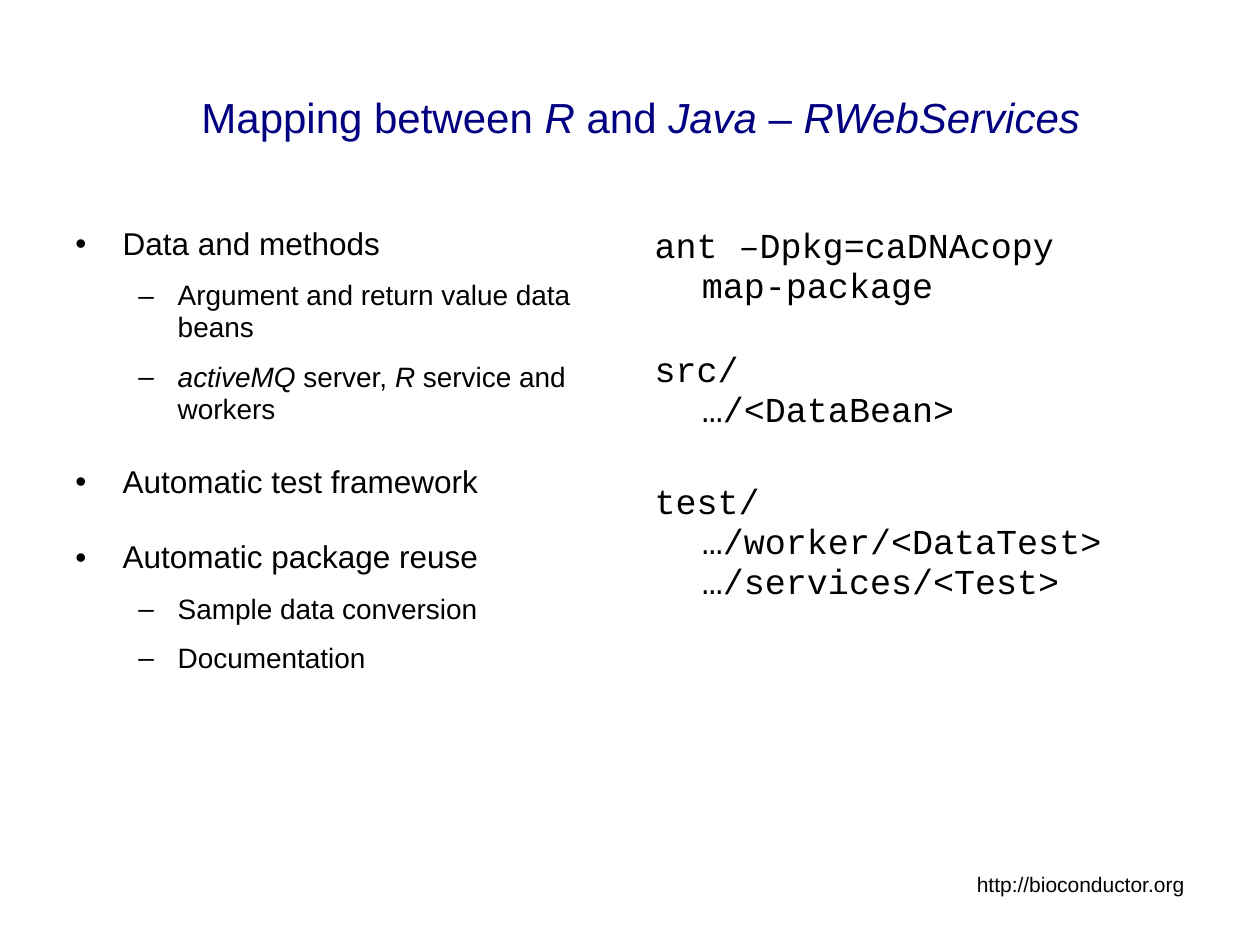
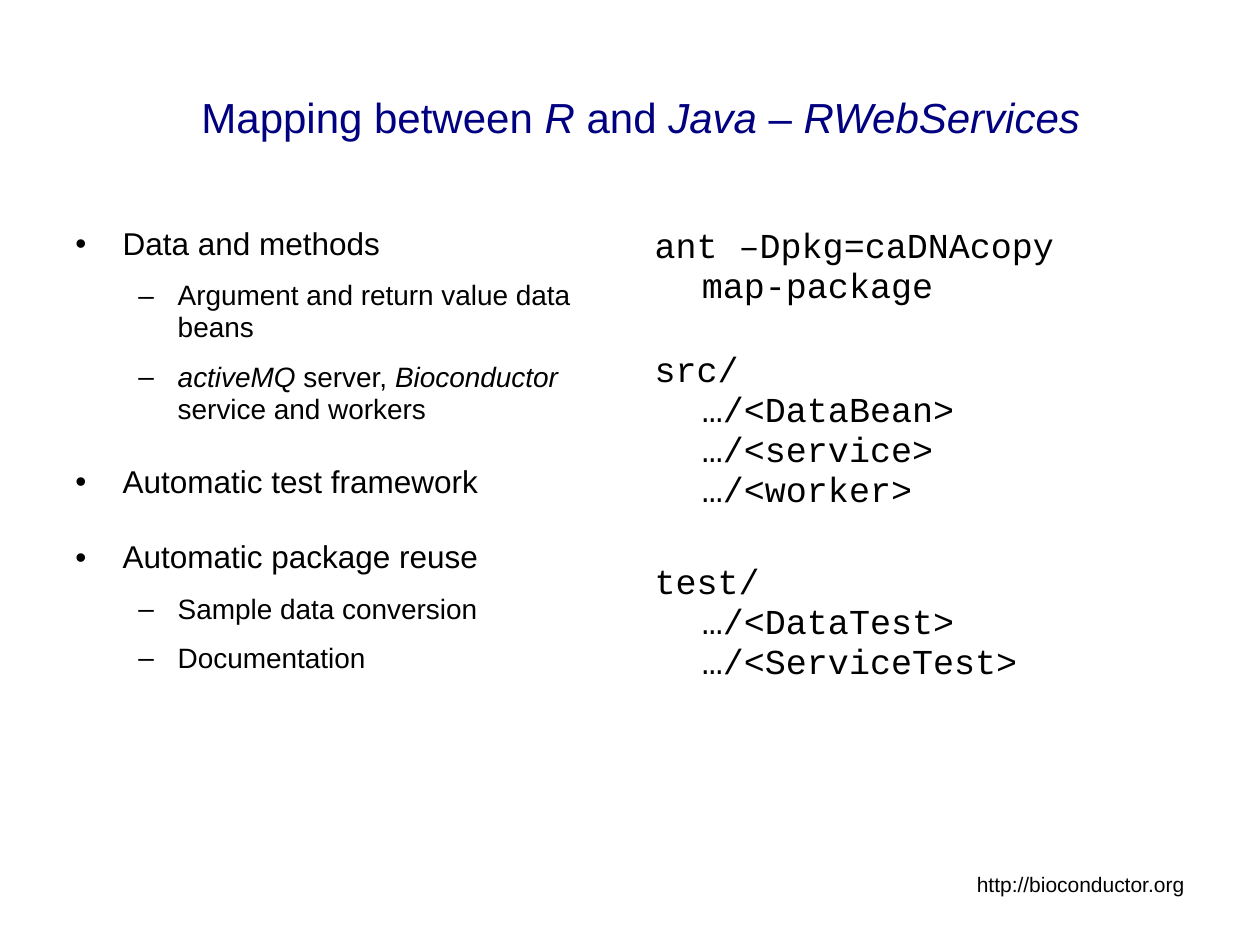
Before and after one commit to NCIP/bioconductor_v1, a slide deck: slide 29 of trunk/bioconductor/Presentations/caBIG_Annual_Meeting_2007_Tech_Demo.ppt. Drawn at 1260x945 pixels with LibreOffice and Linux fonts; fonts in the diff are those of the drawing; background and template pictures are left out. Boxes give left, top, right and bottom in pixels: in the first picture for what was removed or moved away, otherwise in the second. Text is boxed around its words. In the diff, an @@ line names an element or a change of style, - is before the commit and + after.

```diff
--- a/trunk/bioconductor/Presentations/caBIG_Annual_Meeting_2007_Tech_Demo.ppt
+++ b/trunk/bioconductor/Presentations/caBIG_Annual_Meeting_2007_Tech_Demo.ppt
@@ text at bbox=[655, 357, 1017, 675]: text changed @@
-src/
-…/<DataBean>
-test/
-…/worker/<DataTest>
-…/services/<Test>
+src/
+…/<DataBean>
+…/<service>
+…/<worker>
+test/
+…/<DataTest>
+…/<ServiceTest>
@@ text at bbox=[178, 366, 558, 420]: text changed @@
-  – activeMQ server, R service and workers
+  – activeMQ server, Bioconductor service and workers
```
Also in this commit, not shown: 13 other slides changed, 1 slide removed.
